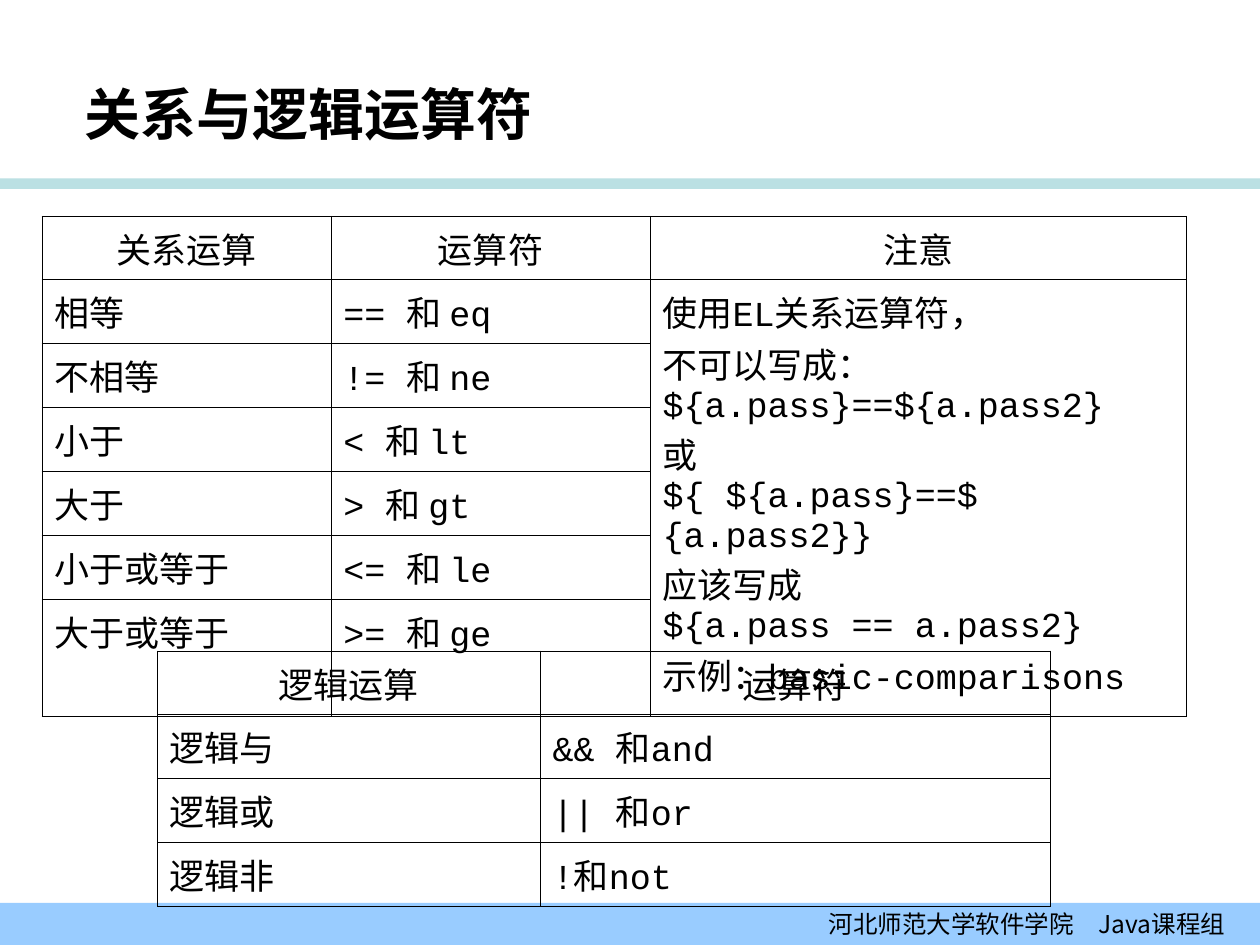
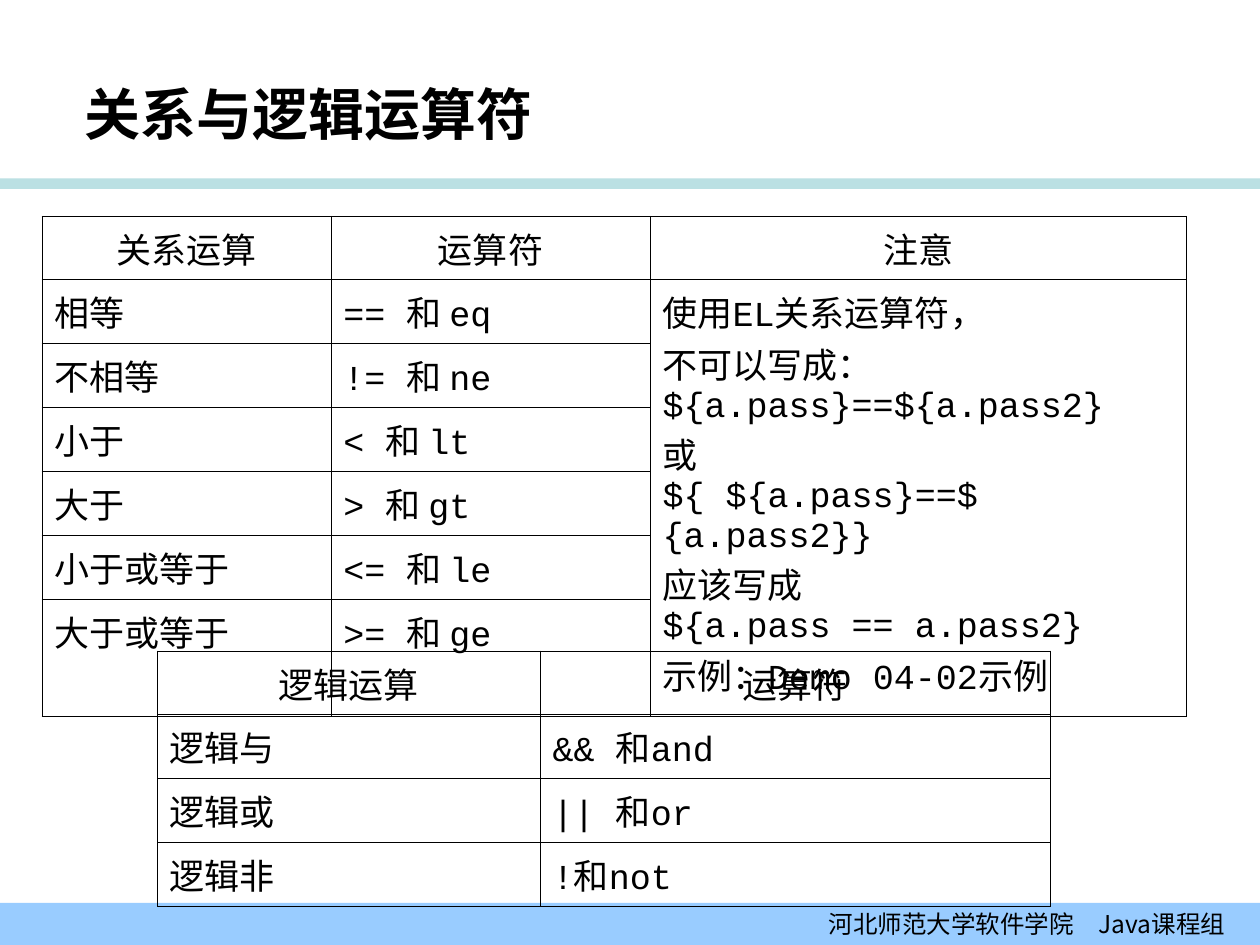
Before and after one commit to edu2act/course-JavaEE, a slide deck: slide 17 of 课程PPT/04-02_表达式语言（EL）.ppt. Drawn at 1260x945 pixels with LibreOffice and Linux fonts; fonts in the diff are those of the drawing; background and template pictures are left out. Boxes give left, top, right and bottom in pixels: in the first picture for what was removed or moved away, otherwise in the second. Text is boxed around its words. In the diff, an @@ line names an element or a change of style, - is before the commit and + after.

```diff
--- a/课程PPT/04-02_表达式语言（EL）.ppt
+++ b/课程PPT/04-02_表达式语言（EL）.ppt
@@ table at (x1=42, y1=217, x2=1186, y2=703) @@
-row 2, column 3: 使用EL关系运算符， / 不可以写成： / ${a.pass}==${a.pass2} / 或 / ${ ${a.pass}==${a.pass2}} / 应该写成 / ${a.pass == a.pass2} / 示例：basic-comparisons
+row 2, column 3: 使用EL关系运算符， / 不可以写成： / ${a.pass}==${a.pass2} / 或 / ${ ${a.pass}==${a.pass2}} / 应该写成 / ${a.pass == a.pass2} / 示例：Demo 04-02示例
```
Also in this commit, not shown: 15 other slides changed, 2 slides added, 2 slides removed, 23 other files.
